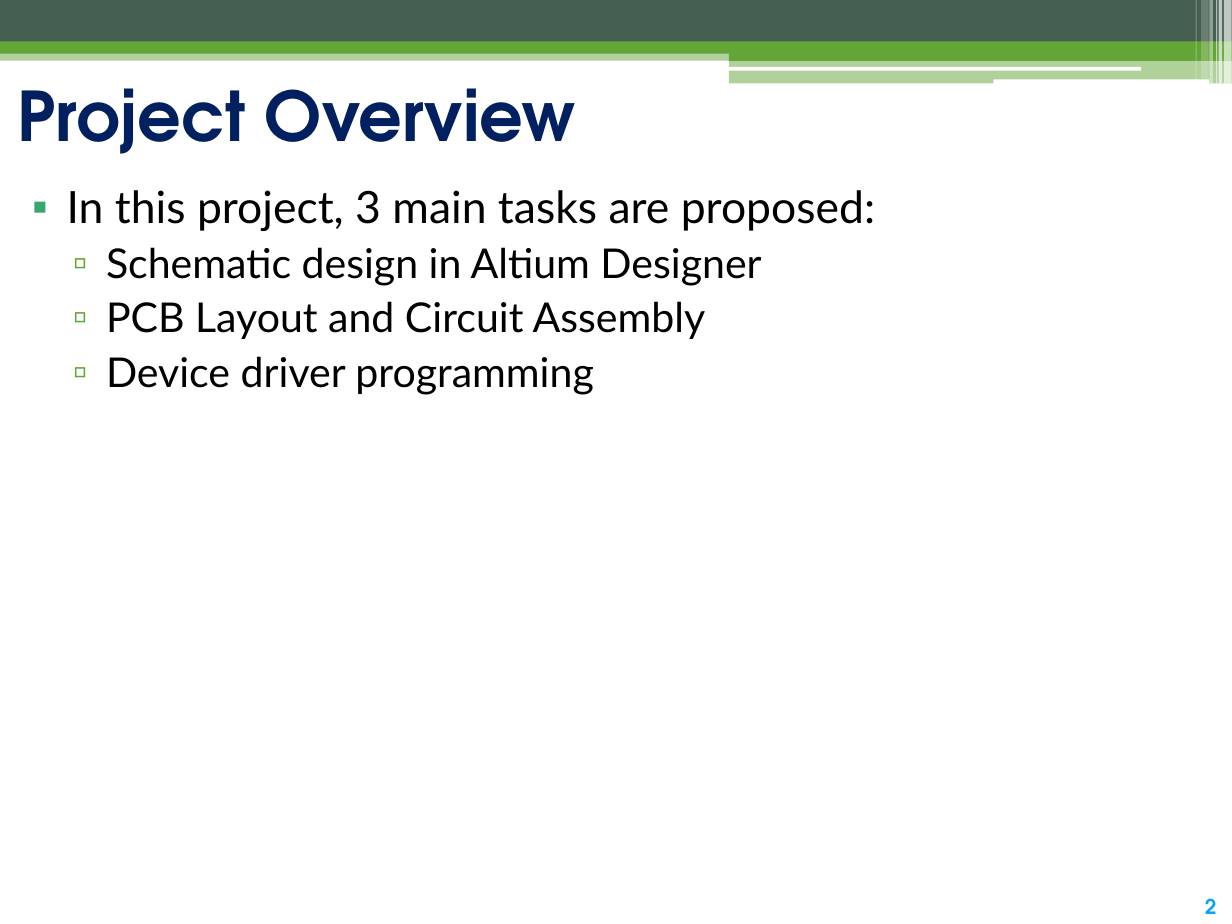
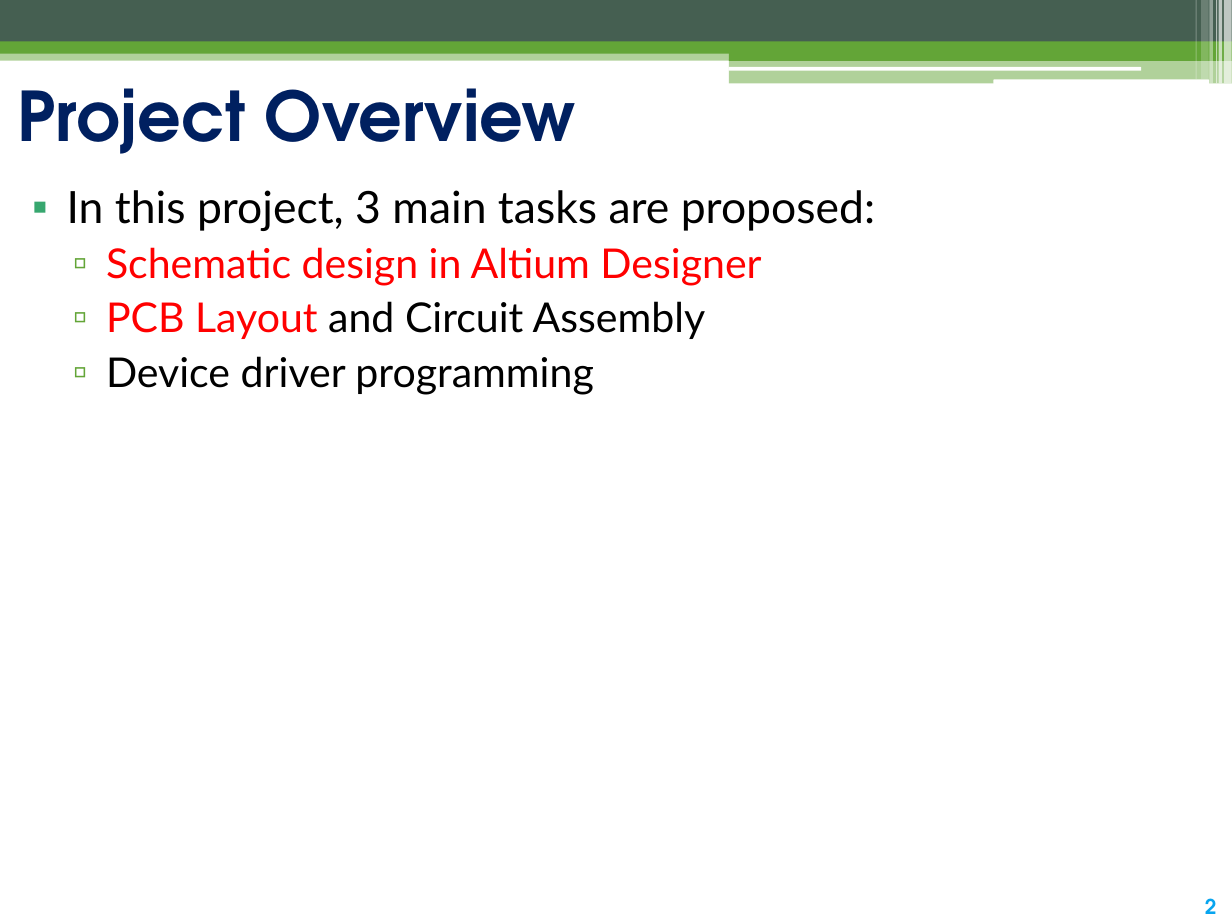
Before and after one commit to cmq2002/Expansion_shield_STMNucleo, a slide deck: slide 2 of LogicDesignProject.pptx. Drawn at 1232x924 pixels with LibreOffice and Linux fonts; fonts in the diff are those of the drawing. Boxes give left, top, right and bottom in pixels: in the first picture for what was removed or moved away, otherwise in the second. Text is boxed around its words. In the diff, an @@ line names an element or a change of style, - is before the commit and + after.

```diff
--- a/LogicDesignProject.pptx
+++ b/LogicDesignProject.pptx
@@ text at (x1=106, y1=247, x2=761, y2=339): text colour #000000 to #FF0000 in "Schematic design in Altium Designer", "PCB Layout" @@
```
